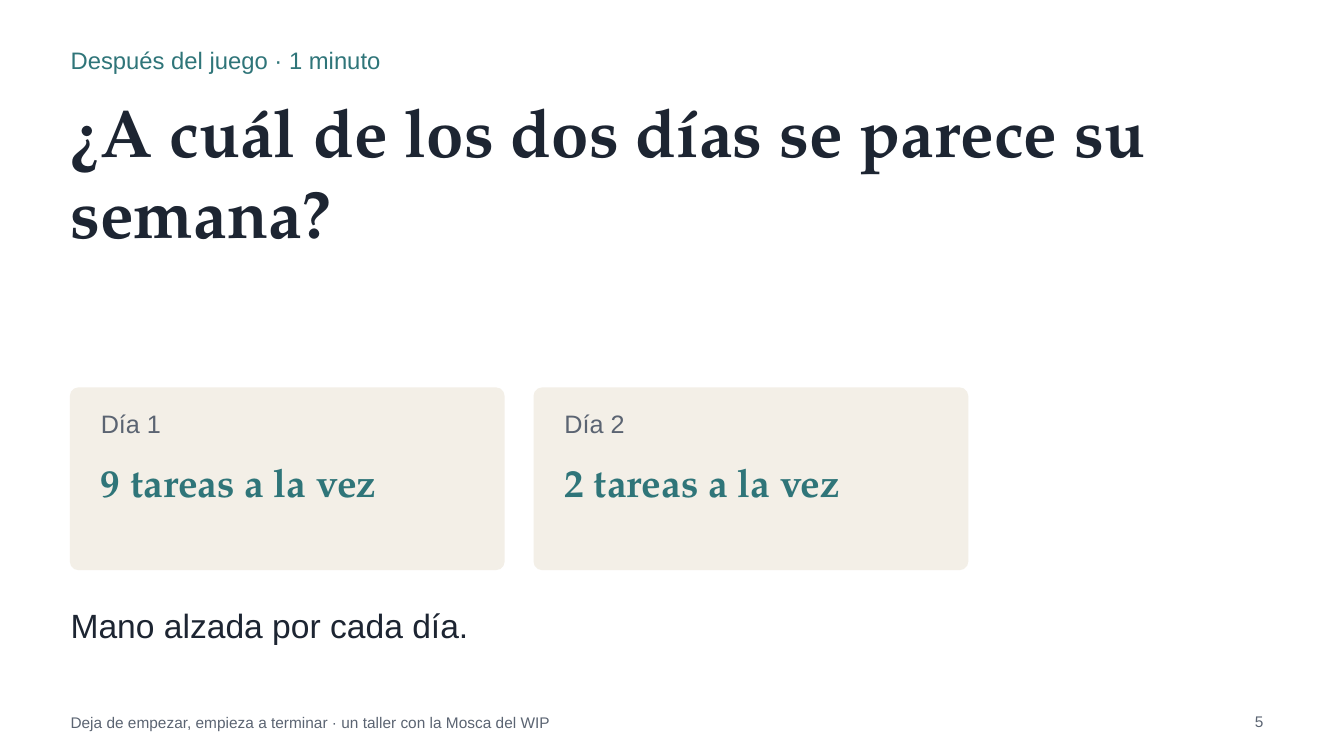
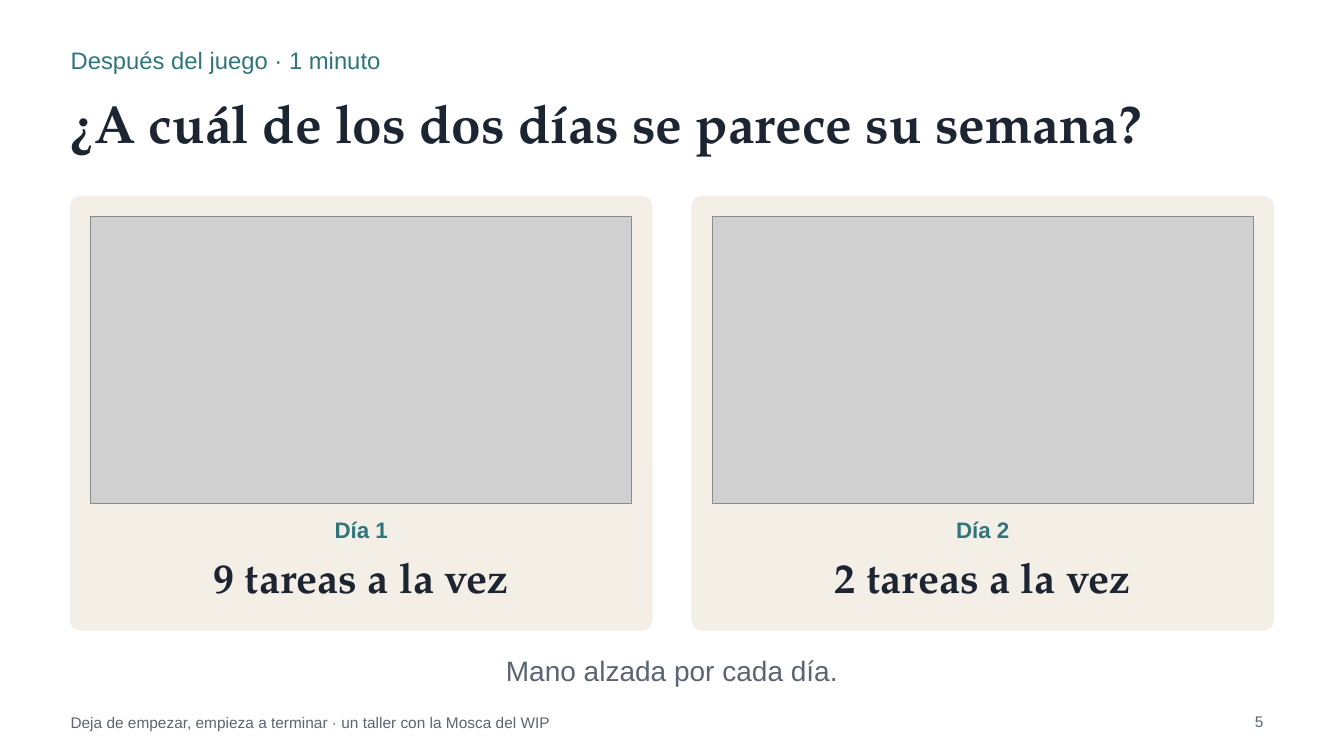
Before and after one commit to ferfelan/mosca-del-wip, a slide deck: slide 5 of public/taller/Mosca-del-WIP-Taller-Presentacion.pptx. Drawn at 1344x756 pixels with LibreOffice and Linux fonts; fonts in the diff are those of the drawing; grey boxes stand for pictures. Boxes give left, top, right and bottom in pixels: in the first picture for what was removed or moved away, otherwise in the second. Text is boxed around its words. In the diff, an @@ line names an element or a change of style, - is before the commit and + after.

```diff
--- a/public/taller/Mosca-del-WIP-Taller-Presentacion.pptx
+++ b/public/taller/Mosca-del-WIP-Taller-Presentacion.pptx
@@ title "¿A cuál de los dos ..." at (71,104,1142,157): size 48 to 38 pt @@
@@ rounded rectangle: place and size @@
-rounded rectangle at (71,388,504,570)
+rounded rectangle at (71,197,652,630)
@@ rounded rectangle at (71,197,652,630): proportions changed @@
@@ rounded rectangle at (693,197,1274,630): proportions changed @@
@@ rounded rectangle: place and size @@
-rounded rectangle at (534,388,968,570)
+rounded rectangle at (693,197,1274,630)
@@ picture added at (91,217,632,504) @@
@@ picture added at (713,217,1254,504) @@
@@ text "Día 1": place and size @@
-text "Día 1" at (101,414,161,433)
+text "Día 1" at (335,521,387,538)
@@ text "Día 1" at (335,521,387,538): size 18 to 16 pt, text colour #5B6472 to #2F7579, bold on; alignment left to centre @@
@@ text "Día 2" at (956,521,1009,538): size 18 to 16 pt, text colour #5B6472 to #2F7579, bold on; alignment left to centre @@
@@ text "Día 2": place and size @@
-text "Día 2" at (564,414,625,433)
+text "Día 2" at (956,521,1009,538)
@@ text "9 tareas a la vez": place and size @@
-text "9 tareas a la vez" at (101,469,376,498)
+text "9 tareas a la vez" at (213,563,509,594)
@@ text "9 tareas a la vez" at (213,563,509,594): size 28 to 30 pt, text colour #2F7579 to #1D2532; alignment left to centre @@
@@ text "2 tareas a la vez" at (835,563,1130,594): size 28 to 30 pt, text colour #2F7579 to #1D2532; alignment left to centre @@
@@ text "2 tareas a la vez": place and size @@
-text "2 tareas a la vez" at (564,469,840,498)
+text "2 tareas a la vez" at (835,563,1130,594)
@@ text "Mano alzada por cada día.": place and size @@
-text "Mano alzada por cada día." at (71,613,468,645)
+text "Mano alzada por cada día." at (506,660,838,686)
@@ text "Mano alzada por cada día." at (506,660,838,686): size 24 to 20 pt, text colour #1D2532 to #5B6472; alignment left to centre @@
```
Also in this commit, not shown: 4 other slides changed, 18 other files.
